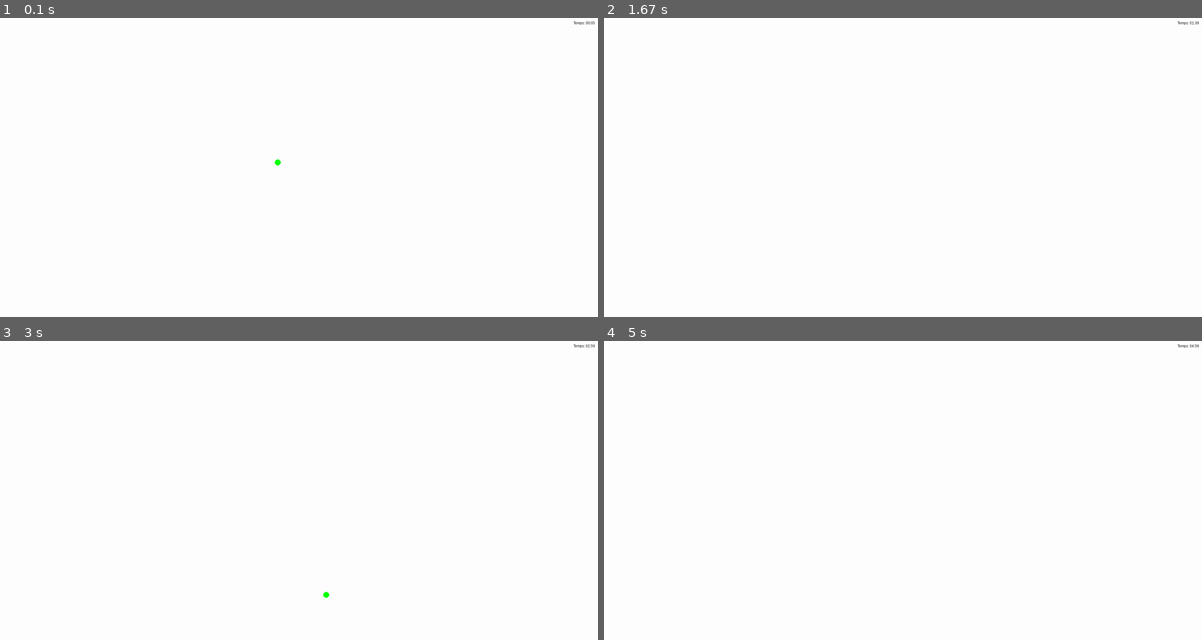
Above: before the commit, frames 1-4 (two rows, left to right).
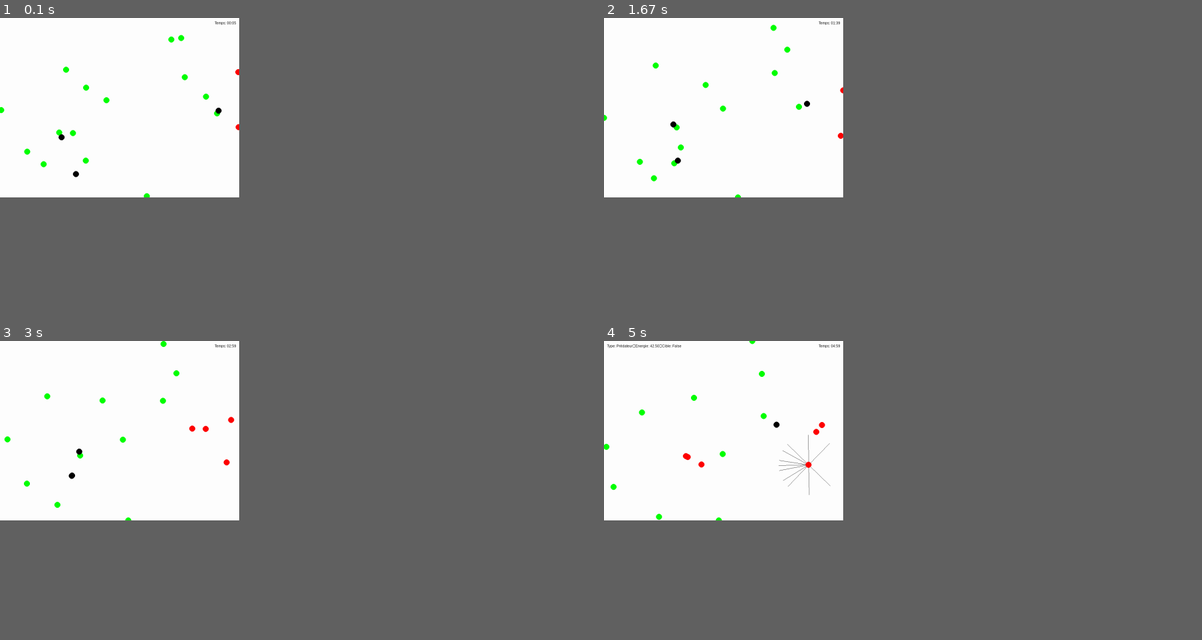
Above: after the commit, the same moments.

Repository: Florian-DELRIEU/IA-PreyPredators
Game: pygame game, started from main.py
Two runs of this game, one before a commit and one after it. Both use one fixed random seed, a clock stepped at 60 frames per second and the inputs below.
Inputs (mouse positions are in pixels of both pictures, inside the frame that each line leads up to):
- Up to frame 1 (0.1 s): no input
- Up to frame 2 (1.67 s): tap Space at 0.33, 0.73, 1.03, 1.23, 1.57 s
- Up to frame 3 (3 s): tap Space at 1.87, 2.07, 2.37, 2.63, 2.97 s
- Up to frame 4 (5 s): tap Space at 3.27, 3.4, 3.8, 4.1, 4.47 s; click (807, 466) at 4.85 s
In our replay, the window is 900x450 before the commit and 360x270 after it. These sizes can differ from the game's own. Grey fills any space a smaller window leaves; there, only what the larger window draws over its background counts as a difference.

The runs differ from the first frame. In frame 1, 0.4% of the frame differs, in the area x 0-100%, y 1-60%; in frame 2, 0.4%; in frame 3, 0.4%; in frame 4, 0.6%, in the area x 0-100%, y 0-60%.

Commit message:
[1.4] - fix pause and selection

Diff:
--- a/main.py
+++ b/main.py
@@ -4,9 +4,9 @@
 from classes import blob, Preys, Predators
 
 # Création des blobs
-for _ in range(1):
-    blob(None, None, None, False, color=GREEN,speed=10)
-for _ in range(0):
+for _ in range(15):
+    blob(None, None, None, False, color=GREEN,speed=1)
+for _ in range(5):
     blob(None, None, None, True, color=RED, speed=1.2)
 
 selected_blob = None
@@ -41,6 +41,7 @@
         info_text = f"Type: {'Prédateur' if selected_blob.is_predator else 'Proie'}\n" \
                     f"Energie: {selected_blob.energy:.2f}\n" \
                     f"Cible: {'True' if selected_blob.target else 'False'}"
+        selected_blob.create_rays()
         selected_blob.draw_rays(window)
         info_surface = font.render(info_text, True, BLACK)
         window.blit(info_surface, (10, 10))
@@ -50,9 +51,11 @@
             if blob in Predators:
                 blob.detect(Preys)
             blob.move()
-            blob.draw(window)
             if blob.energy <= 0:
                 blob.die()
+
+    for blob in Preys + Predators:
+        blob.draw(window)
 
     pygame.display.update()
     clock.tick(FPS)
--- a/pygame_init.py
+++ b/pygame_init.py
@@ -19,7 +19,7 @@
 font = pygame.font.SysFont("Arial",12)
 
 # Configuration de la fenêtre
-width, height = 2000*1, 1000*1
+width, height = 800*1, 600*1
 window = pygame.display.set_mode((width, height))
 pygame.display.set_caption("Simulation Proie-Prédateur")
 
